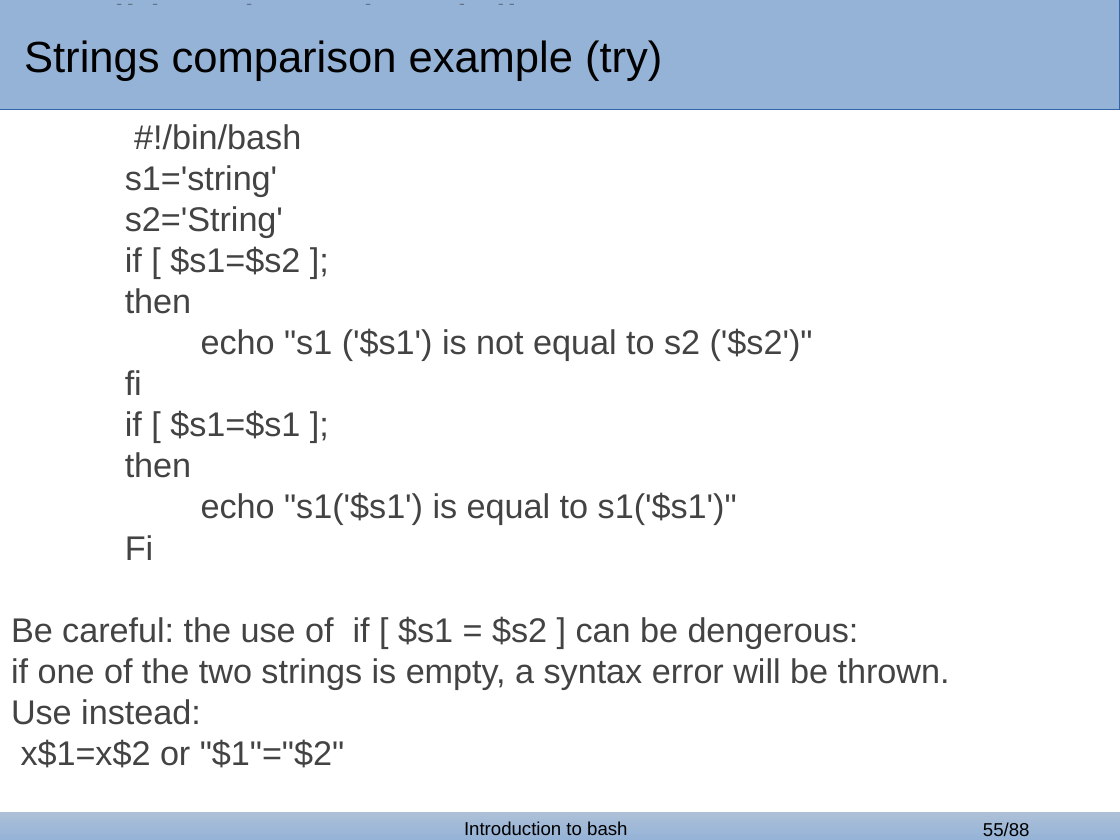
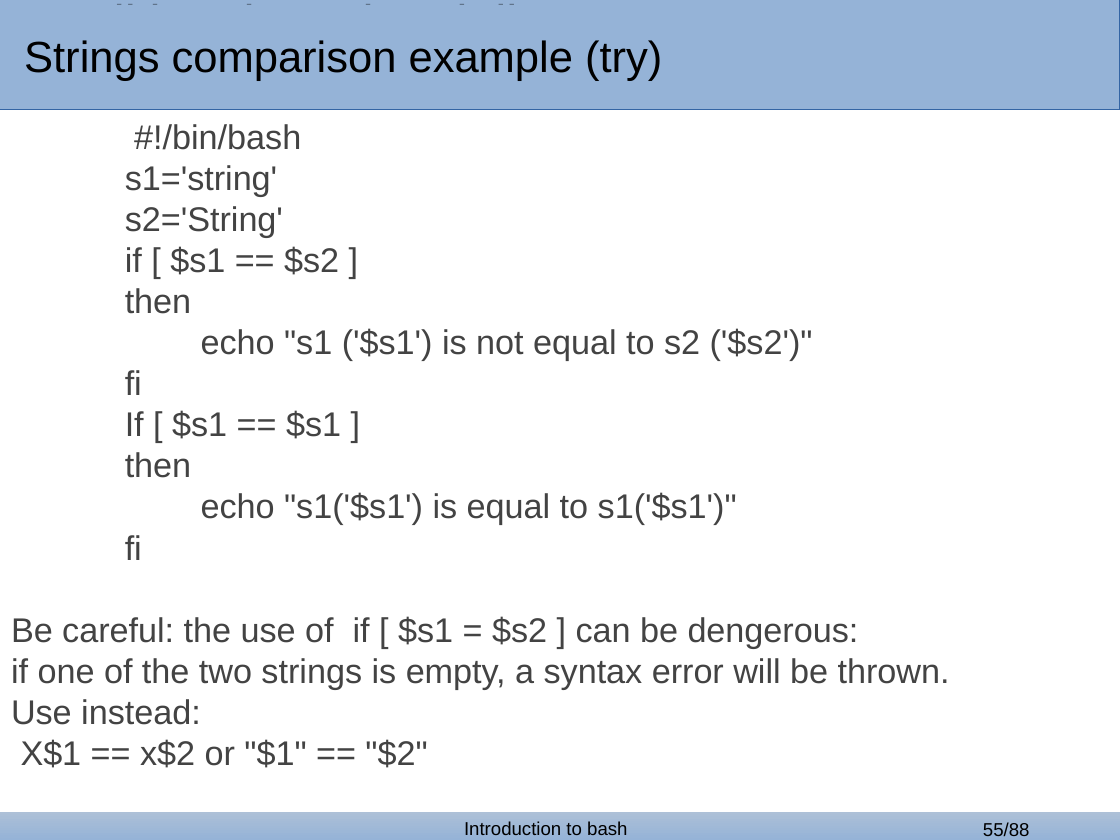
Before and after one commit to GozDavid/bash_lectures, a slide deck: slide 55 of bash_2.odp. Drawn at 1120x840 pixels with LibreOffice and Linux fonts; fonts in the diff are those of the drawing; background and template pictures are left out. Boxes give left, top, right and bottom in pixels: in the first picture for what was removed or moved away, otherwise in the second. Text is boxed around its words. In the diff, an @@ line names an element or a change of style, - is before the commit and + after.

```diff
--- a/bash_2.odp
+++ b/bash_2.odp
@@ text at (125,246,339,275): text changed @@
-if [ $s1=$s2 ];
+if [ $s1 == $s2 ]
@@ text at (125,410,341,439): text changed @@
-if [ $s1=$s1 ];
+If [ $s1 == $s1 ]
@@ text at (125,535,142,560): text changed @@
-Fi
+fi
@@ text at (21,739,427,768): text changed @@
-x$1=x$2 or "$1"="$2"
+X$1 == x$2 or "$1" == "$2"
```
Also in this commit, not shown: 22 other slides changed, 2 other files.
